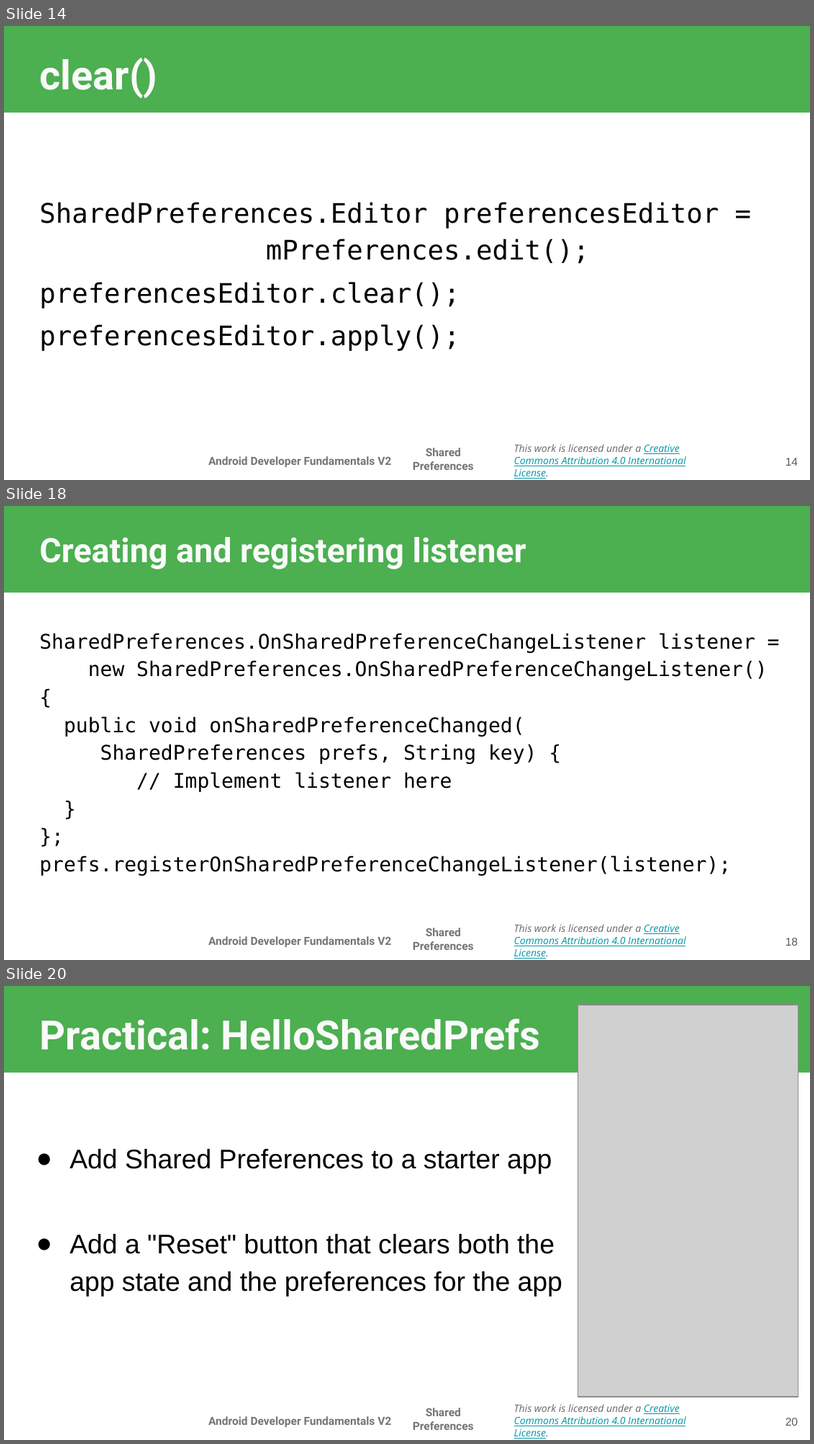
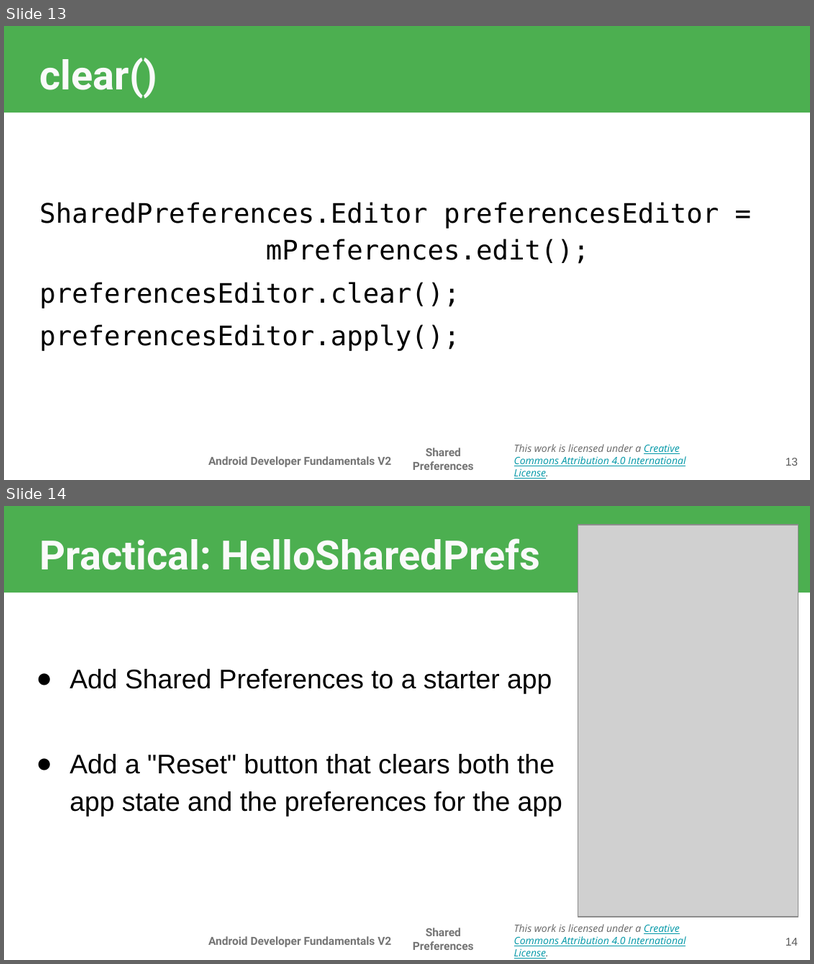
Before and after one commit to walkman617/IMD, a slide deck: Presentation/Android Developer Fundamentals/Unit4/09.1 Shared Preferences.pptx. Shown one above the other, each under a label of ours: slides 14, 18 and 20 before the commit, slides 13 and 14 after it; the slides between them are not shown. The pictures are 814x1444 and 814x964 pixels, drawn with LibreOffice and Linux fonts; fonts in the diff are those of the drawing; grey boxes stand for pictures; background and template pictures are left out. Boxes give left, top, right and bottom in pixels: in the first picture for what was removed or moved away, otherwise in the second. Text is boxed around its words. In the diff, an @@ line names an element or a change of style, - is before the commit and + after.

```diff
--- a/Presentation/Android Developer Fundamentals/Unit4/09.1 Shared Preferences.pptx
+++ b/Presentation/Android Developer Fundamentals/Unit4/09.1 Shared Preferences.pptx
@@ slide 18 removed at (4, 506, 810, 960), background picture (left out); not listed: 4 template elements that a slide beside it also shows @@
@@ title removed at (39, 537, 527, 569) @@
-Creating and registering listener
@@ text removed at (39, 633, 768, 875) @@
-SharedPreferences.OnSharedPreferenceChangeListener listener =
-new SharedPreferences.OnSharedPreferenceChangeListener() {
-public void onSharedPreferenceChanged(
-SharedPreferences prefs, String key) {
-// Implement listener here
-}
-};
-prefs.registerOnSharedPreferenceChangeListener(listener);
@@ page number removed at (786, 937, 798, 945) @@
-18
@@ what was slide 14 is now slide 13 @@
@@ page number at (786, 457, 798, 465): text changed @@
-14
+13
@@ what was slide 20 is now slide 14 @@
@@ page number at (786, 937, 798, 945): text changed @@
-20
+14
```
Also in this commit, not shown: 1 slide changed, 5 other slides removed, 1 other file.
